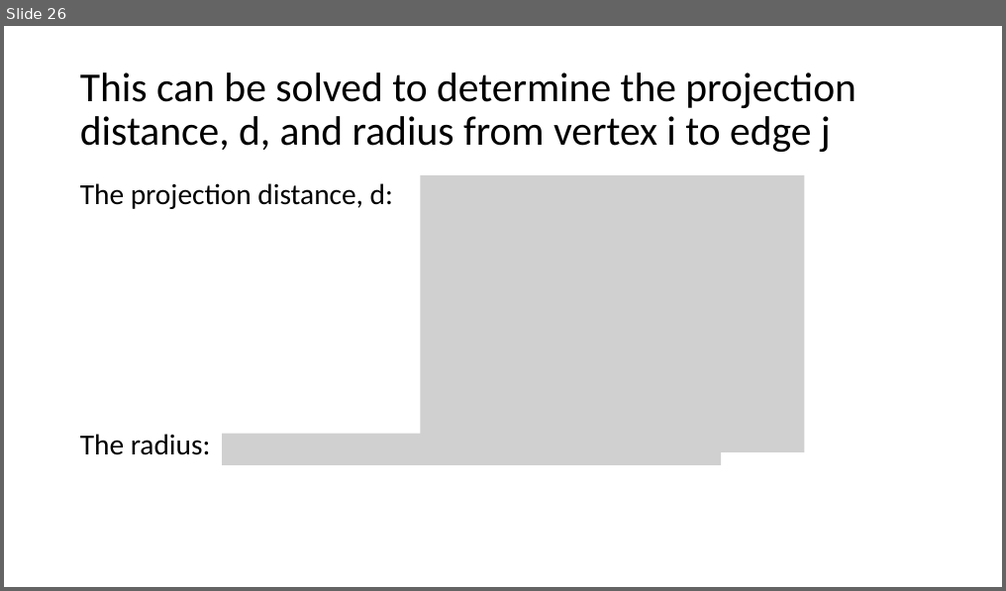
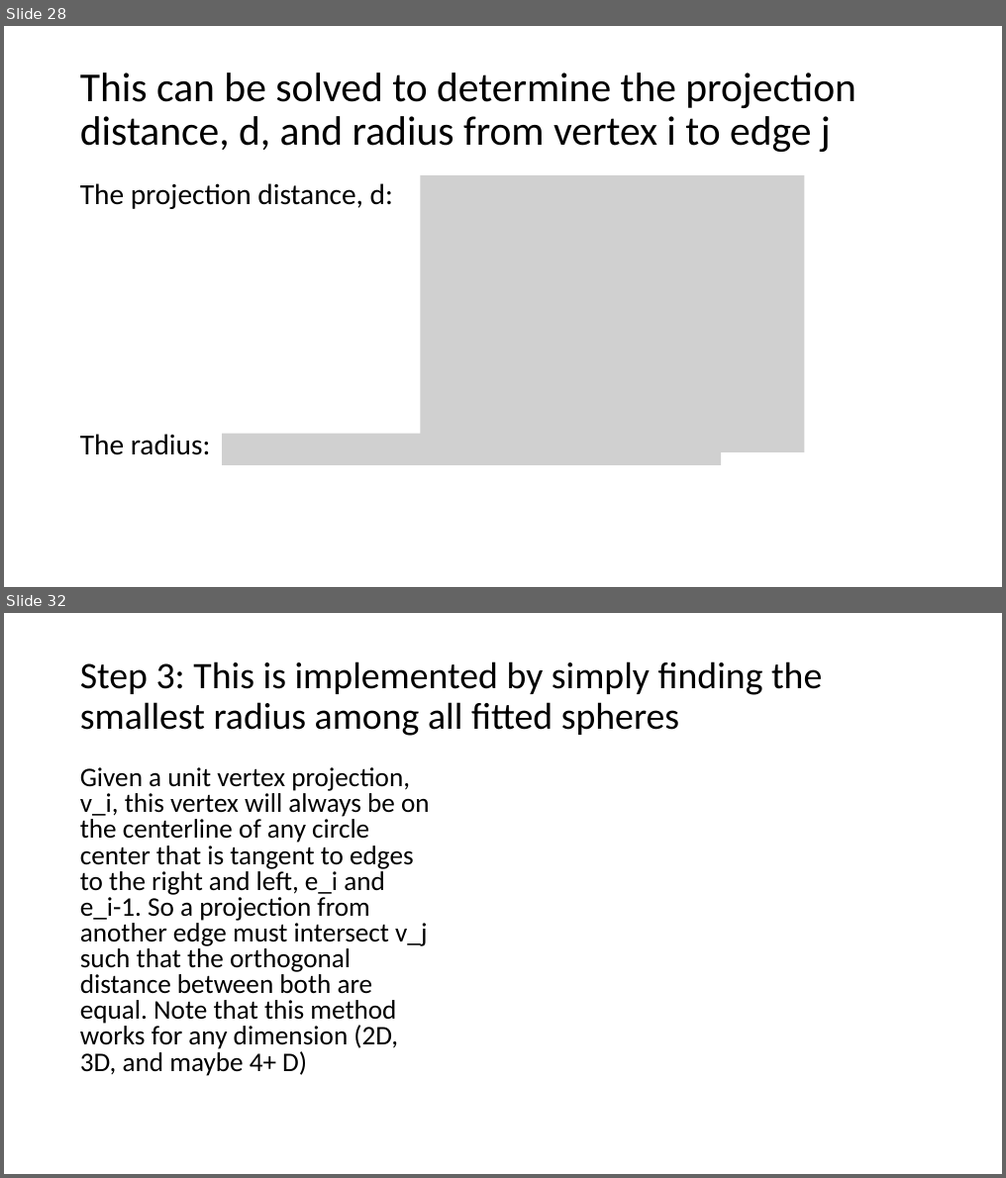
Before and after one commit to ivsg-psu/ivsg-psu-PathPlanning_MapTools_VertexSkeleton, a slide deck: Documents/VertexSkeletonClassLibrary.pptx. Shown one above the other, each under a label of ours: slide 26 before the commit, slides 28 and 32 after it; the slides between them are not shown. The pictures are 1006x591 and 1006x1178 pixels, drawn with LibreOffice and Linux fonts; fonts in the diff are those of the drawing; grey boxes stand for pictures. Boxes give left, top, right and bottom in pixels: in the first picture for what was removed or moved away, otherwise in the second. Text is boxed around its words. In the diff, an @@ line names an element or a change of style, - is before the commit and + after.

```diff
--- a/Documents/VertexSkeletonClassLibrary.pptx
+++ b/Documents/VertexSkeletonClassLibrary.pptx
@@ slide 32 added at box(4, 613, 1002, 1174), background #FFFFFF @@
@@ title added at box(80, 662, 822, 736), 36 pt, text #000000 @@
+Step 3: This is implemented by simply finding the smallest radius among all fitted spheres
@@ text added at box(80, 767, 430, 1076), 25.9 pt, text #000000 @@
+Given a unit vertex projection, v_i, this vertex will always be on the centerline of any circle center that is tangent to edges to the right and left, e_i and e_i-1. So a projection from another edge must intersect v_j such that the orthogonal distance between both are equal. Note that this method works for any dimension (2D, 3D, and maybe 4+ D)
@@ what was slide 26 is now slide 28 @@
```
Also in this commit, not shown: 2 slides changed, 3 other slides added, 1 slide removed, 8 other files.
